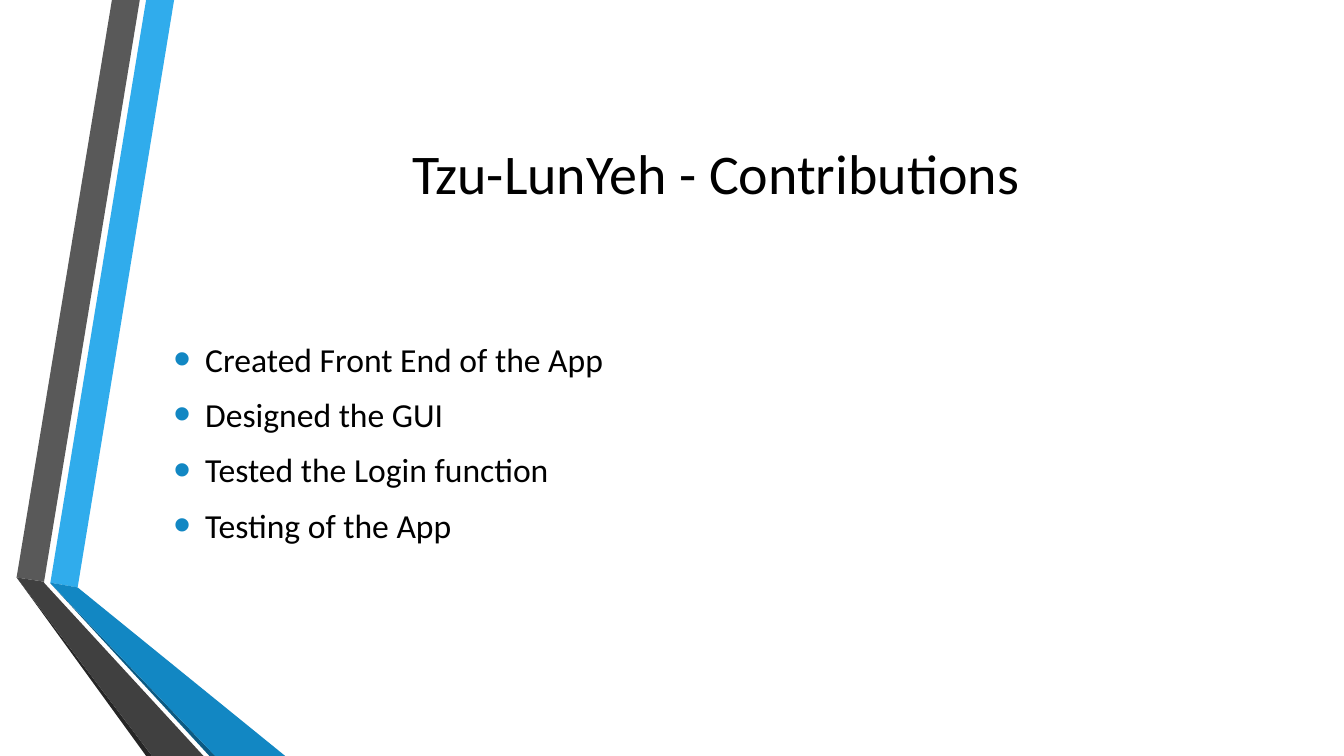
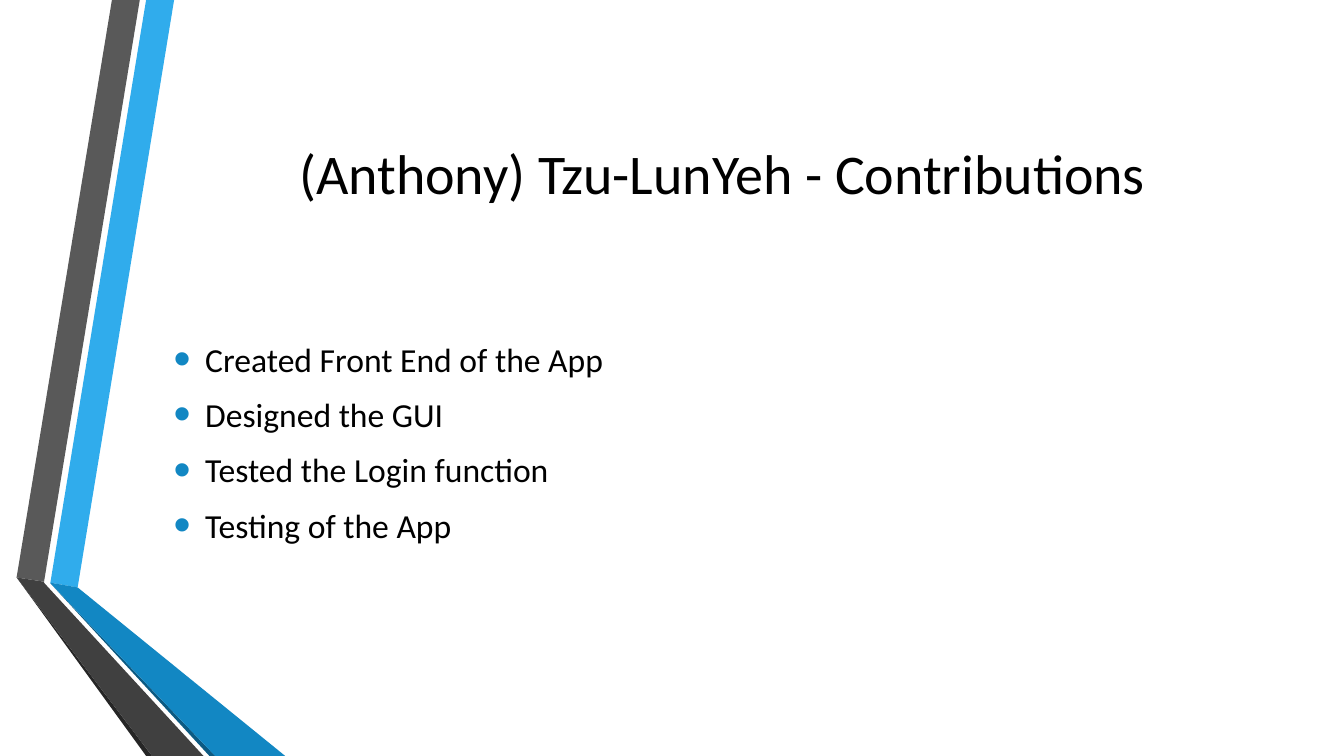
Before and after one commit to FrancoEvett/BETTer-App-Group27, a slide deck: slide 20 of Documentation/Group 27 BETTer Project (2).pptx. Drawn at 1344x756 pixels with LibreOffice and Linux fonts; fonts in the diff are those of the drawing; background and template pictures are left out. Boxes give left, top, right and bottom in pixels: in the first picture for what was removed or moved away, otherwise in the second. Text is boxed around its words. In the diff, an @@ line names an element or a change of style, - is before the commit and + after.

```diff
--- a/Documentation/Group 27 BETTer Project (2).pptx
+++ b/Documentation/Group 27 BETTer Project (2).pptx
@@ title at (299, 153, 1145, 203): text changed @@
-Tzu-LunYeh - Contributions
+(Anthony) Tzu-LunYeh - Contributions
```
Also in this commit, not shown: 1 other slide changed.
